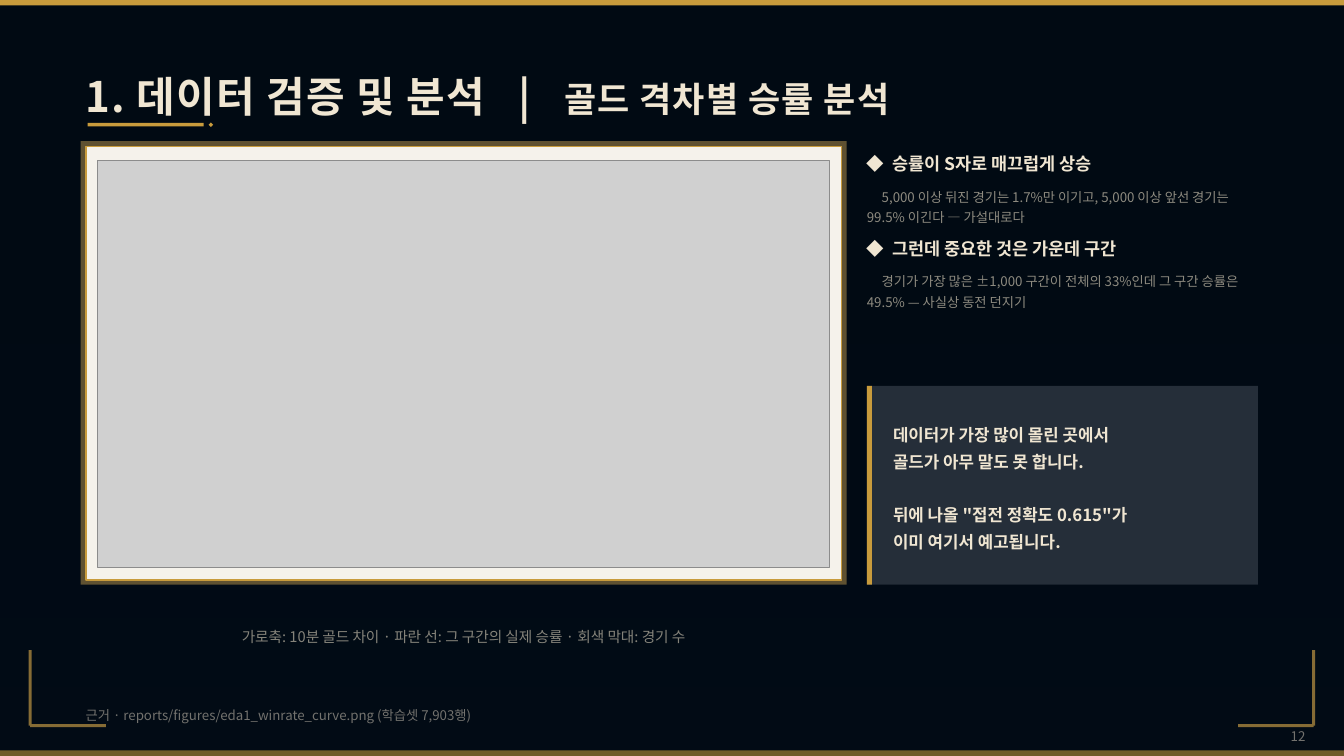
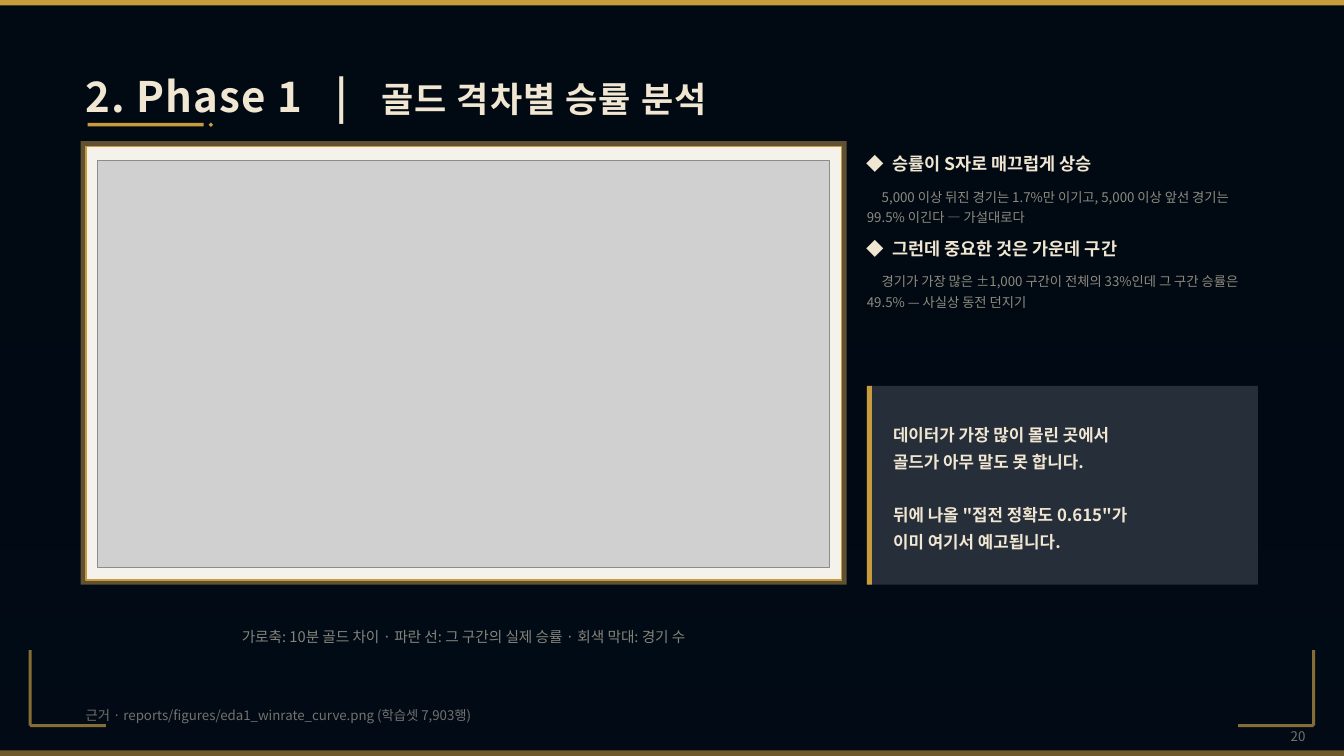
Before and after one commit to wpalswpa/project2608, a slide deck: slide 20 of 4조(십분컷)_미니2프로젝트_LoL 인게임 시점별 경기 데이터 기반 승패 예측 및 핵심 승리요인 분석_발표자료.pptx (slide 12 before the commit). Drawn at 1344x756 pixels with LibreOffice and Linux fonts; fonts in the diff are those of the drawing; grey boxes stand for pictures; background and template pictures are left out. Boxes give left, top, right and bottom in pixels: in the first picture for what was removed or moved away, otherwise in the second. Text is boxed around its words. In the diff, an @@ line names an element or a change of style, - is before the commit and + after.

```diff
--- a/4조(십분컷)_미니2프로젝트_LoL 인게임 시점별 경기 데이터 기반 승패 예측 및 핵심 승리요인 분석_발표자료.pptx
+++ b/4조(십분컷)_미니2프로젝트_LoL 인게임 시점별 경기 데이터 기반 승패 예측 및 핵심 승리요인 분석_발표자료.pptx
@@ text at (86, 78, 706, 123): text changed @@
-1. 데이터 검증 및 분석 | 골드 격차별 승률 분석
+2. Phase 1 | 골드 격차별 승률 분석
@@ page number at (1291, 731, 1306, 741): text changed @@
-12
+20
```
Also in this commit, not shown: 5 other slides changed, 3 slides removed, 1 other file.
